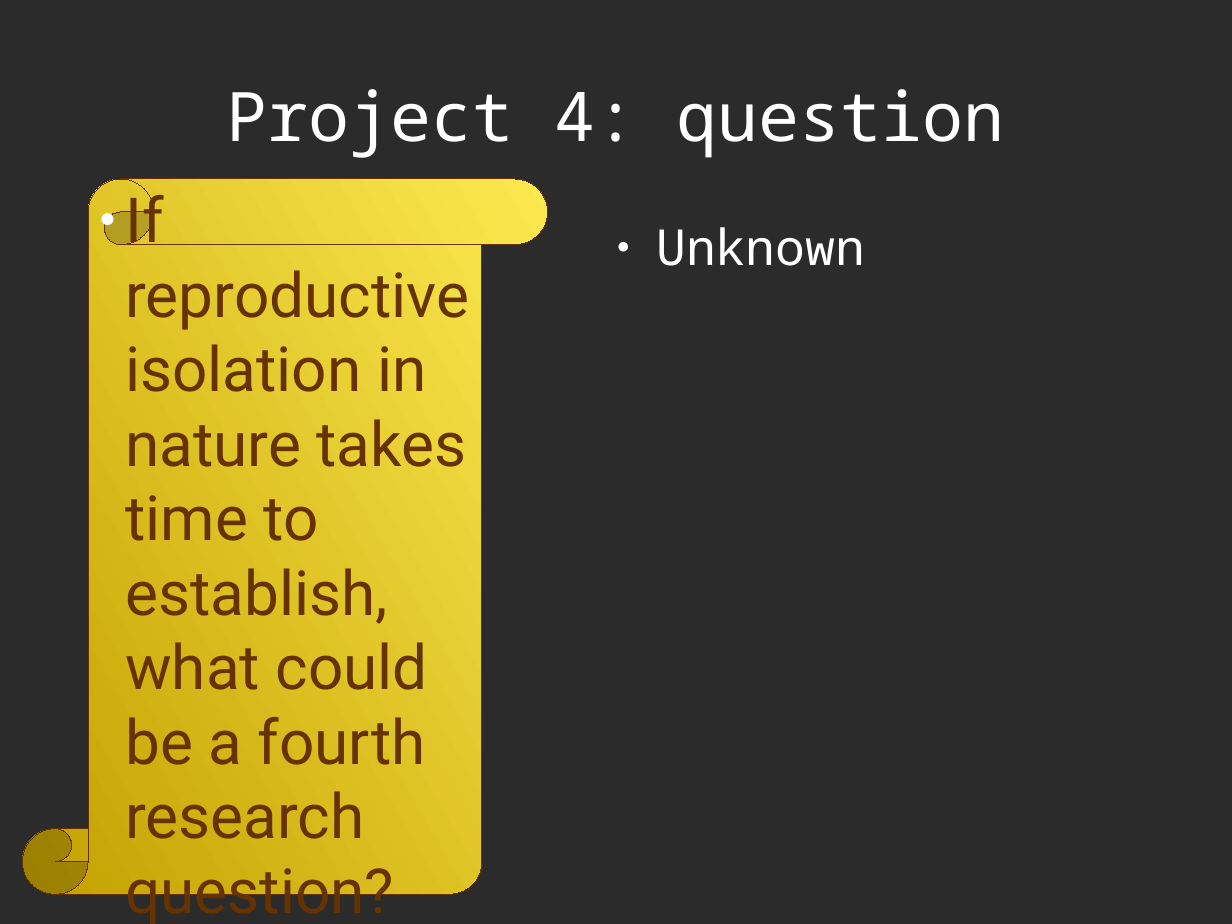
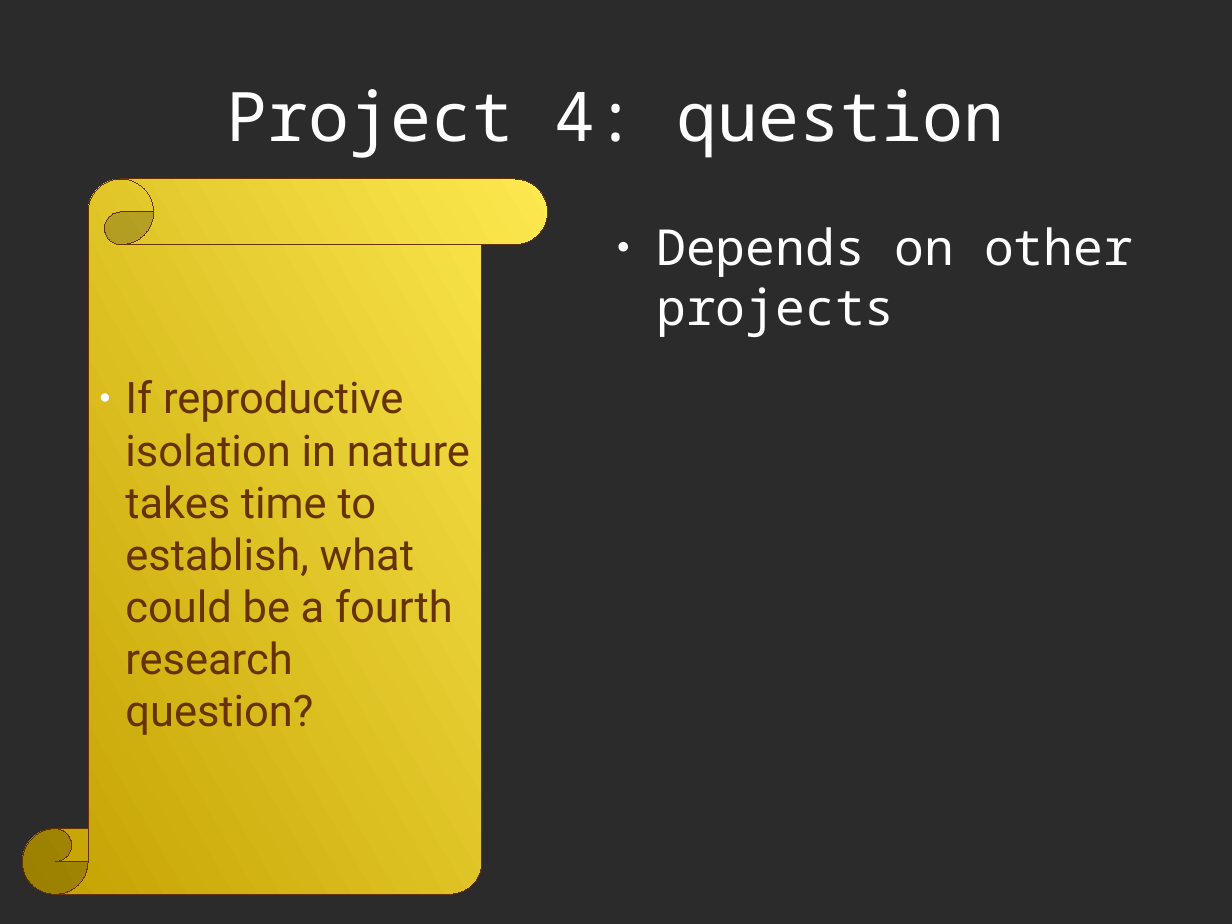
Before and after one commit to richelbilderbeek/Science, a slide deck: slide 14 of Bilderbeek20160926TeceMeeting/20160926TeceMeeting.odp. Drawn at 1232x924 pixels with LibreOffice and Linux fonts; fonts in the diff are those of the drawing; background and template pictures are left out; a plain dark background stands for a picture behind light text. Boxes give left, top, right and bottom in pixels: in the first picture for what was removed or moved away, otherwise in the second. Text is boxed around its words. In the diff, an @@ line names an element or a change of style, - is before the commit and + after.

```diff
--- a/Bilderbeek20160926TeceMeeting/20160926TeceMeeting.odp
+++ b/Bilderbeek20160926TeceMeeting/20160926TeceMeeting.odp
@@ vertical scroll "If reproductive isolation in nature ..." at [22,179,548,894]: size 40 to 28 pt @@
@@ text at [656,227,1133,337]: text changed @@
-● Unknown
+● Depends on other projects
```
Also in this commit, not shown: 3 other slides changed, 1 slide added, 1 other file.
